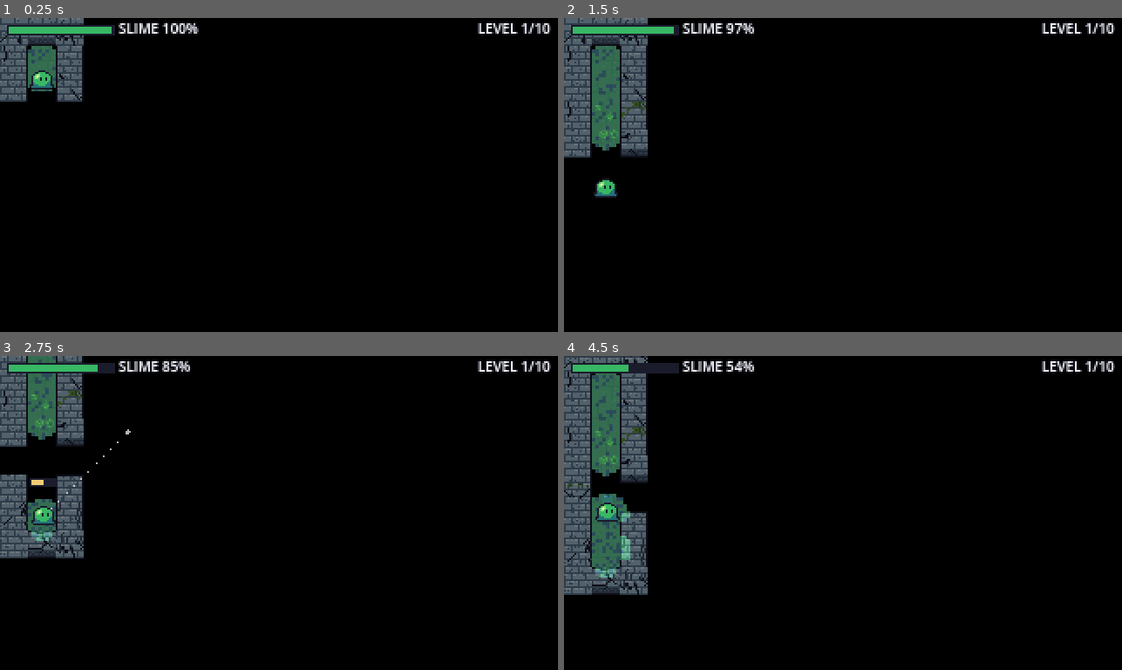
Above: before the commit, frames 1-4 (two rows, left to right).
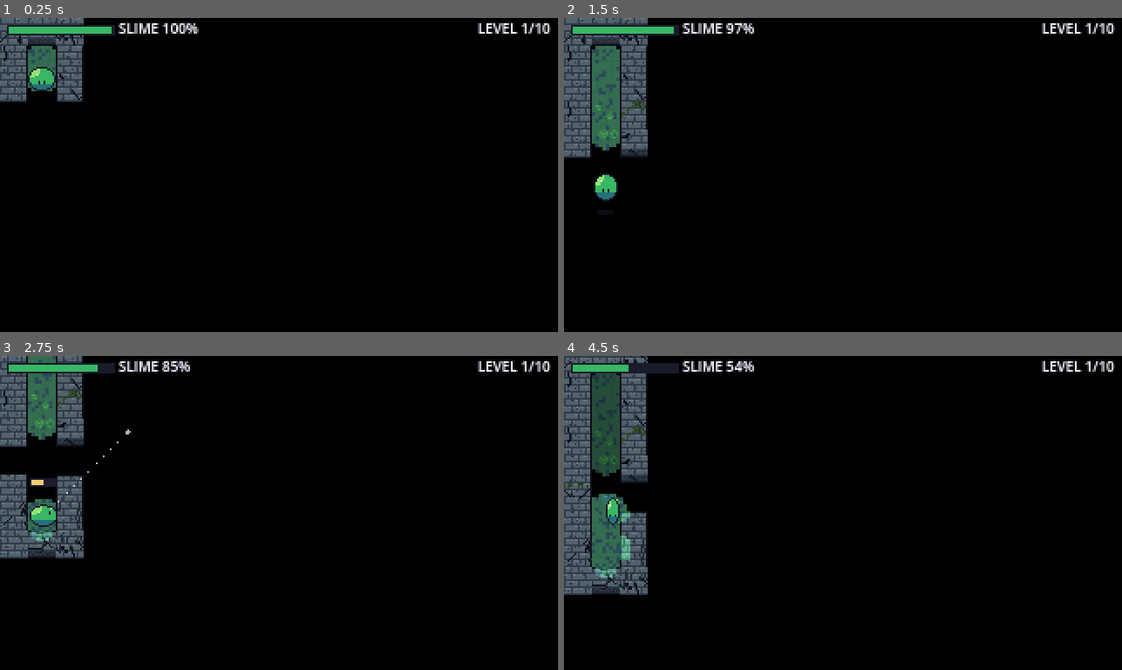
Above: after the commit, the same moments.

Repository: AveryBlue-GD/slime-time
Game: Godot game, scene res://tests/demo.tscn
Same seed, same stepped clock (60 frames per second), same inputs: the game is played once before the commit and once after it. This scene is started directly instead of the project's main scene.
Inputs:
- Up to frame 1 (0.25 s): no input
- Up to frame 2 (1.5 s): hold Space (jump) 0.53-1.28 s; hold W (move_up) from 0.53 s (still down); tap Space (jump) at 1.35 s
- Up to frame 3 (2.75 s): tap Space (jump) at 1.52, 1.82 s; release W (move_up) at 2.03 s; hold A (move_left) from 2.03 s (still down); hold Space (jump) from 2.03 s (still down)
- Up to frame 4 (4.5 s): tap Enter at 2.75 s; release Space (jump) at 2.78 s; tap Space (jump) at 2.85, 3.02, 3.32, 4.35 s; release A (move_left) at 3.53 s; hold S (move_down) 3.53-4.28 s; hold Space (jump) 3.53-4.28 s; tap R (restart) at 4.15 s; hold D (move_right) from 4.28 s (still down)

The runs differ from the first frame. In frame 1, 0.2% of the frame differs, in the area x 5-10%, y 15-24%; in frame 2, 0.2%; in frame 3, 0.2%; in frame 4, 1.8%, in the area x 5-10%, y 5-54%.

Commit message:
Phase 4: slime animations; lit areas fade back in steps
- Generated 48 slime animations (174 frames, 20x20): idle, 8-direction
  glide, charge/launch/air/land per direction, wall splats per side,
  recover, dry-up, celebrate; airborne shadow; sparkling chalice
- Charge, air and splat frames follow game state (meter, jump progress,
  stun) rather than a timer
- Fog now stores when each cell was last lit; a shader darkens revealed
  areas in layers the longer the slime is away, settling at a dim memory

Co-Authored-By: Claude Opus 5.5 <noreply@anthropic.com>

Diff:
--- /dev/null
+++ b/assets/shaders/fog.gdshader
@@ -0,0 +1,30 @@
+shader_type canvas_item;
+
+// Darkness over the maze. The texture has one texel per fog cell:
+//   r = game time (seconds) the cell was last lit by the slime
+//   g = brightest the cell can be (0 for goo, WALL_FOG_ALPHA for walls), or -1 if never revealed
+// Lit cells fade back toward darkness in steps the longer the slime stays away.
+
+uniform float now;
+// A cell lit `age` seconds ago is darkened to fade_alpha[i] for the first fade_after[i]
+// it is younger than, or to fade_alpha[LAYERS - 1] past the last one.
+const int LAYERS = 5;
+uniform float fade_after[4];
+uniform float fade_alpha[5];
+
+void fragment() {
+	vec2 cell = texture(TEXTURE, UV).rg;
+	float alpha = 1.0;
+	if (cell.g >= 0.0) {
+		float age = now - cell.r;
+		alpha = fade_alpha[LAYERS - 1];
+		for (int i = 0; i < LAYERS - 1; i++) {
+			if (age < fade_after[i]) {
+				alpha = fade_alpha[i];
+				break;
+			}
+		}
+		alpha = max(alpha, cell.g);
+	}
+	COLOR = vec4(0.0, 0.0, 0.0, alpha);
+}
--- /dev/null
+++ b/assets/sprites/slime_sheet.json
@@ -0,0 +1,293 @@
+{
+ "frame_size": 20,
+ "anims": {
+  "idle": {
+   "row": 0,
+   "frames": 4,
+   "fps": 4,
+   "loop": true
+  },
+  "glide_e": {
+   "row": 1,
+   "frames": 4,
+   "fps": 10,
+   "loop": true
+  },
+  "charge_e": {
+   "row": 2,
+   "frames": 4,
+   "fps": 0,
+   "loop": false
+  },
+  "launch_e": {
+   "row": 3,
+   "frames": 2,
+   "fps": 0,
+   "loop": false
+  },
+  "air_e": {
+   "row": 4,
+   "frames": 4,
+   "fps": 0,
+   "loop": false
+  },
+  "land_e": {
+   "row": 5,
+   "frames": 4,
+   "fps": 16,
+   "loop": false
+  },
+  "glide_se": {
+   "row": 6,
+   "frames": 4,
+   "fps": 10,
+   "loop": true
+  },
+  "charge_se": {
+   "row": 7,
+   "frames": 4,
+   "fps": 0,
+   "loop": false
+  },
+  "launch_se": {
+   "row": 8,
+   "frames": 2,
+   "fps": 0,
+   "loop": false
+  },
+  "air_se": {
+   "row": 9,
+   "frames": 4,
+   "fps": 0,
+   "loop": false
+  },
+  "land_se": {
+   "row": 10,
+   "frames": 4,
+   "fps": 16,
+   "loop": false
+  },
+  "glide_s": {
+   "row": 11,
+   "frames": 4,
+   "fps": 10,
+   "loop": true
+  },
+  "charge_s": {
+   "row": 12,
+   "frames": 4,
+   "fps": 0,
+   "loop": false
+  },
+  "launch_s": {
+   "row": 13,
+   "frames": 2,
+   "fps": 0,
+   "loop": false
+  },
+  "air_s": {
+   "row": 14,
+   "frames": 4,
+   "fps": 0,
+   "loop": false
+  },
+  "land_s": {
+   "row": 15,
+   "frames": 4,
+   "fps": 16,
+   "loop": false
+  },
+  "glide_sw": {
+   "row": 16,
+   "frames": 4,
+   "fps": 10,
+   "loop": true
+  },
+  "charge_sw": {
+   "row": 17,
+   "frames": 4,
+   "fps": 0,
+   "loop": false
+  },
+  "launch_sw": {
+   "row": 18,
+   "frames": 2,
+   "fps": 0,
+   "loop": false
+  },
+  "air_sw": {
+   "row": 19,
+   "frames": 4,
+   "fps": 0,
+   "loop": false
+  },
+  "land_sw": {
+   "row": 20,
+   "frames": 4,
+   "fps": 16,
+   "loop": false
+  },
+  "glide_w": {
+   "row": 21,
+   "frames": 4,
+   "fps": 10,
+   "loop": true
+  },
+  "charge_w": {
+   "row": 22,
+   "frames": 4,
+   "fps": 0,
+   "loop": false
+  },
+  "launch_w": {
+   "row": 23,
+   "frames": 2,
+   "fps": 0,
+   "loop": false
+  },
+  "air_w": {
+   "row": 24,
+   "frames": 4,
+   "fps": 0,
+   "loop": false
+  },
+  "land_w": {
+   "row": 25,
+   "frames": 4,
+   "fps": 16,
+   "loop": false
+  },
+  "glide_nw": {
+   "row": 26,
+   "frames": 4,
+   "fps": 10,
+   "loop": true
+  },
+  "charge_nw": {
+   "row": 27,
+   "frames": 4,
+   "fps": 0,
+   "loop": false
+  },
+  "launch_nw": {
+   "row": 28,
+   "frames": 2,
+   "fps": 0,
+   "loop": false
+  },
+  "air_nw": {
+   "row": 29,
+   "frames": 4,
+   "fps": 0,
+   "loop": false
+  },
+  "land_nw": {
+   "row": 30,
+   "frames": 4,
+   "fps": 16,
+   "loop": false
+  },
+  "glide_n": {
+   "row": 31,
+   "frames": 4,
+   "fps": 10,
+   "loop": true
+  },
+  "charge_n": {
+   "row": 32,
+   "frames": 4,
+   "fps": 0,
+   "loop": false
+  },
+  "launch_n": {
+   "row": 33,
+   "frames": 2,
+   "fps": 0,
+   "loop": false
+  },
+  "air_n": {
+   "row": 34,
+   "frames": 4,
+   "fps": 0,
+   "loop": false
+  },
+  "land_n": {
+   "row": 35,
+   "frames": 4,
+   "fps": 16,
+   "loop": false
+  },
+  "glide_ne": {
+   "row": 36,
+   "frames": 4,
+   "fps": 10,
+   "loop": true
+  },
+  "charge_ne": {
+   "row": 37,
+   "frames": 4,
+   "fps": 0,
+   "loop": false
+  },
+  "launch_ne": {
+   "row": 38,
+   "frames": 2,
+   "fps": 0,
+   "loop": false
+  },
+  "air_ne": {
+   "row": 39,
+   "frames": 4,
+   "fps": 0,
+   "loop": false
+  },
+  "land_ne": {
+   "row": 40,
+   "frames": 4,
+   "fps": 16,
+   "loop": false
+  },
+  "splat_e": {
+   "row": 41,
+   "frames": 4,
+   "fps": 0,
+   "loop": false
+  },
+  "splat_s": {
+   "row": 42,
+   "frames": 4,
+   "fps": 0,
+   "loop": false
+  },
+  "splat_w": {
+   "row": 43,
+   "frames": 4,
+   "fps": 0,
+   "loop": false
+  },
+  "splat_n": {
+   "row": 44,
+   "frames": 4,
+   "fps": 0,
+   "loop": false
+  },
+  "recover": {
+   "row": 45,
+   "frames": 2,
+   "fps": 12,
+   "loop": false
+  },
+  "dry": {
+   "row": 46,
+   "frames": 4,
+   "fps": 6,
+   "loop": false
+  },
+  "celebrate": {
+   "row": 47,
+   "frames": 4,
+   "fps": 8,
+   "loop": true
+  }
+ }
+}
--- a/scenes/chalice.tscn
+++ b/scenes/chalice.tscn
@@ -1,15 +1,18 @@
-[gd_scene load_steps=3 format=3]
+[gd_scene load_steps=4 format=3]
 
-[ext_resource type="Texture2D" path="res://assets/sprites/chalice.png" id="1_tex"]
+[ext_resource type="Script" path="res://scripts/chalice.gd" id="1_script"]
+[ext_resource type="Texture2D" path="res://assets/sprites/chalice_sheet.png" id="2_tex"]
 
 [sub_resource type="CircleShape2D" id="CircleShape2D_grab"]
 radius = 6.0
 
 [node name="Chalice" type="Area2D"]
 z_index = 11
+script = ExtResource("1_script")
 
 [node name="Sprite2D" type="Sprite2D" parent="."]
-texture = ExtResource("1_tex")
+texture = ExtResource("2_tex")
+hframes = 4
 
 [node name="CollisionShape2D" type="CollisionShape2D" parent="."]
 shape = SubResource("CircleShape2D_grab")
--- a/scenes/slime.tscn
+++ b/scenes/slime.tscn
@@ -1,7 +1,7 @@
 [gd_scene load_steps=5 format=3]
 
 [ext_resource type="Script" path="res://scripts/slime.gd" id="1_script"]
-[ext_resource type="Texture2D" path="res://assets/sprites/slime.png" id="2_tex"]
+[ext_resource type="Texture2D" path="res://assets/sprites/shadow.png" id="2_shadow"]
 [ext_resource type="Script" path="res://scripts/jump_guide.gd" id="3_guide"]
 
 [sub_resource type="CircleShape2D" id="CircleShape2D_body"]
@@ -12,9 +12,13 @@
 motion_mode = 1
 script = ExtResource("1_script")
 
-[node name="Sprite2D" type="Sprite2D" parent="."]
-texture = ExtResource("2_tex")
-offset = Vector2(0, -2)
+[node name="Shadow" type="Sprite2D" parent="."]
+visible = false
+modulate = Color(1, 1, 1, 0.45)
+position = Vector2(0, 5)
+texture = ExtResource("2_shadow")
+
+[node name="Sprite" type="AnimatedSprite2D" parent="."]
 
 [node name="CollisionShape2D" type="CollisionShape2D" parent="."]
 shape = SubResource("CircleShape2D_body")
--- /dev/null
+++ b/scripts/chalice.gd
@@ -0,0 +1,14 @@
+extends Area2D
+
+## The golden chalice: a glint travels around it.
+
+const SPARKLE_FPS := 5.0
+
+var _time := 0.0
+
+@onready var sprite: Sprite2D = $Sprite2D
+
+
+func _process(delta: float) -> void:
+	_time += delta
+	sprite.frame = int(_time * SPARKLE_FPS) % sprite.hframes
--- a/scripts/game.gd
+++ b/scripts/game.gd
@@ -9,7 +9,9 @@
 ##
 ## Reveal works on a fine grid (FOG_CELL px). Two images cover the map:
 ## - trail_image: goo color where the slime has been
-## - fog_image:   black over everything not yet revealed (dimmed over walls next to the trail)
+## - fog_image:   per cell, when it was last lit and how bright it may get (see fog.gdshader).
+##   Never-revealed cells are black. Revealed cells near the slime stay lit; once it moves
+##   away they fade back toward darkness in steps (FADE_AFTER / FADE_ALPHA).
 
 const TILE := 16
 const FOG_CELL := 2
@@ -28,6 +30,14 @@
 
 const WIN_FINAL_DELAY := 5.0
 
+## Revealed cells within this distance of the slime are kept fully lit.
+const LIGHT_RADIUS := 20.0
+## Fade layers: a cell last lit less than FADE_AFTER[i] seconds ago has darkness FADE_ALPHA[i];
+## older than the last step, it settles at the final FADE_ALPHA (a dim memory of the path).
+const FADE_AFTER: Array[float] = [3.0, 7.0, 12.0, 18.0]
+const FADE_ALPHA: Array[float] = [0.0, 0.3, 0.5, 0.65, 0.78]
+const UNREVEALED := Color(0, -1, 0, 0)
+
 ## Tile atlases from tools/make_placeholder_art.py.
 ## walls.png: column = neighbor mask (N=1 E=2 S=4 W=8 set when that neighbor is wall),
 ##            row = damage * 3 + style. floors.png: column = floor type, row = variant.
@@ -62,6 +72,8 @@
 var revealed_walls := {}
 var textures_dirty := false
 var last_slime_pos: Vector2
+## Seconds since the level started; the fog's clock.
+var elapsed := 0.0
 ## Slime spent on the most recent jump (for tests and tuning).
 var last_jump_cost := 0.0
 
@@ -104,10 +116,12 @@
 	_flush_textures()
 
 
-func _physics_process(_delta: float) -> void:
+func _physics_process(delta: float) -> void:
+	elapsed += delta
+	var pos := slime.position
+	_relight(pos)
 	if finished:
 		return
-	var pos := slime.position
 	if slime.is_airborne():
 		last_slime_pos = pos
 	else:
@@ -124,6 +138,7 @@
 
 
 func _process(_delta: float) -> void:
+	(fog_sprite.material as ShaderMaterial).set_shader_parameter("now", elapsed)
 	_flush_textures()
 
 
@@ -131,10 +146,20 @@
 	return MazeGenerator.is_wall(maze, tile)
 
 
-## Fog opacity (0 = fully revealed, 1 = black) at a pixel position. Used by tests.
+## Fog opacity (0 = fully lit, 1 = black) at a pixel position right now; matches fog.gdshader.
 func fog_alpha_at(pos: Vector2) -> float:
-	var cell := Vector2i((pos / FOG_CELL).floor())
-	return fog_image.get_pixelv(cell).a
+	var cell := fog_image.get_pixelv(Vector2i((pos / FOG_CELL).floor()))
+	if cell.g < 0.0:
+		return 1.0
+	return maxf(fade_alpha(elapsed - cell.r), cell.g)
+
+
+## Darkness of a revealed cell last lit `age` seconds ago.
+static func fade_alpha(age: float) -> float:
+	for i in FADE_AFTER.size():
+		if age < FADE_AFTER[i]:
+			return FADE_ALPHA[i]
+	return FADE_ALPHA[-1]
 
 
 ## Picks a wall variant for every wall tile (edges from its neighbors, damage and style from
@@ -210,11 +235,16 @@
 
 func _build_overlays() -> void:
 	var cells: Vector2i = maze.size * TILE / FOG_CELL
-	fog_image = Image.create_empty(cells.x, cells.y, false, Image.FORMAT_RGBA8)
-	fog_image.fill(Color.BLACK)
+	fog_image = Image.create_empty(cells.x, cells.y, false, Image.FORMAT_RGF)
+	fog_image.fill(UNREVEALED)
 	trail_image = Image.create_empty(cells.x, cells.y, false, Image.FORMAT_RGBA8)
 	trail_image.fill(CLEAR)
 	fog_sprite.texture = ImageTexture.create_from_image(fog_image)
+	var fog_material := ShaderMaterial.new()
+	fog_material.shader = preload("res://assets/shaders/fog.gdshader")
+	fog_material.set_shader_parameter("fade_after", PackedFloat32Array(FADE_AFTER))
+	fog_material.set_shader_parameter("fade_alpha", PackedFloat32Array(FADE_ALPHA))
+	fog_sprite.material = fog_material
 	trail_sprite.texture = ImageTexture.create_from_image(trail_image)
 	fog_sprite.scale = Vector2(FOG_CELL, FOG_CELL)
 	trail_sprite.scale = Vector2(FOG_CELL, FOG_CELL)
@@ -250,8 +280,25 @@
 			elif trail_image.get_pixelv(cell).a > 0.0:
 				continue
 			trail_image.set_pixelv(cell, GOO_DARK if posmod(hash(cell), 5) == 0 else GOO)
-			fog_image.set_pixelv(cell, CLEAR)
+			fog_image.set_pixelv(cell, Color(elapsed, 0.0, 0.0))
 			textures_dirty = true
+
+
+## Keeps already-revealed cells around the slime fully lit (restarts their fade).
+func _relight(pos: Vector2) -> void:
+	var r := Vector2(LIGHT_RADIUS, LIGHT_RADIUS)
+	var first := Vector2i(((pos - r) / FOG_CELL).floor()).max(Vector2i.ZERO)
+	var last := Vector2i(((pos + r) / FOG_CELL).floor()).min(fog_image.get_size() - Vector2i.ONE)
+	for cy in range(first.y, last.y + 1):
+		for cx in range(first.x, last.x + 1):
+			var cell := Vector2i(cx, cy)
+			if ((Vector2(cell) + Vector2(0.5, 0.5)) * FOG_CELL).distance_to(pos) > LIGHT_RADIUS:
+				continue
+			var value := fog_image.get_pixelv(cell)
+			if value.g >= 0.0 and value.r < elapsed:
+				value.r = elapsed
+				fog_image.set_pixelv(cell, value)
+				textures_dirty = true
 
 
 func _reveal_walls_near(pos: Vector2, radius: float) -> void:
@@ -270,7 +317,7 @@
 				continue
 			revealed_walls[tile] = true
 			fog_image.fill_rect(Rect2i(tile * TILE / FOG_CELL, Vector2i.ONE * (TILE / FOG_CELL)),
-				Color(0, 0, 0, WALL_FOG_ALPHA))
+				Color(elapsed, WALL_FOG_ALPHA, 0.0))
 			textures_dirty = true
 
 
@@ -297,6 +344,7 @@
 	if body != slime or finished:
 		return
 	chalice.visible = true
+	slime.play_celebrate()
 	if level >= Levels.COUNT:
 		_finish(true, "YOU ESCAPED ALL %d MAZES!" % Levels.COUNT, WIN_FINAL_DELAY)
 	else:
@@ -304,8 +352,7 @@
 
 
 func _dry_up() -> void:
-	var tween := create_tween()
-	tween.tween_property(slime.get_node("Sprite2D"), "modulate", Color(0.5, 0.45, 0.4, 0.6), 0.6)
+	slime.play_dry_up()
 	_finish(false, "DRIED UP", END_DELAY)
 
 
--- a/scripts/slime.gd
+++ b/scripts/slime.gd
@@ -1,7 +1,7 @@
 class_name Slime
 extends CharacterBody2D
 
-## Free gliding movement plus a charge jump.
+## Free gliding movement plus a charge jump, animated from assets/sprites/slime_sheet.png.
 ## Hold "jump" to charge: the slime slides to a stop and the movement keys only aim.
 ## Release to leap in the aimed direction. Hitting a wall mid-air is a splat.
 ## Speeds are in pixels per second at the 320x180 base resolution.
@@ -20,6 +20,14 @@
 const SPLAT_STUN := 0.4
 ## How strongly a single-direction press pulls the slime onto the center line of its lane.
 const LANE_PULL := 10.0
+## Below this speed the slime shows its idle wobble instead of gliding.
+const IDLE_SPEED := 6.0
+const LAND_ANIM_TIME := 0.25
+const RECOVER_ANIM_TIME := 0.15
+## Share of a jump spent on the launch frames before the airborne frames.
+const LAUNCH_SHARE := 0.15
+## Animation suffixes for 8 directions, in 45-degree steps clockwise from east (y points down).
+const DIR_NAMES: Array[String] = ["e", "se", "s", "sw", "w", "nw", "n", "ne"]
 
 @export var max_speed := 72.0
 @export var acceleration := 420.0
@@ -37,16 +45,67 @@
 var _jump_distance := 0.0
 var _jump_traveled := 0.0
 var _stun_left := 0.0
-
-@onready var sprite: Sprite2D = $Sprite2D
+var _splat_side := "n"
+var _land_anim_left := 0.0
+var _recover_anim_left := 0.0
+## Set by play_dry_up()/play_celebrate(); overrides the state-driven animation.
+var _special_anim := ""
+
+static var _sprite_frames: SpriteFrames
+
+@onready var sprite: AnimatedSprite2D = $Sprite
+@onready var shadow: Sprite2D = $Shadow
 
 
 static func jump_distance_for(charge_value: float) -> float:
 	return lerpf(MIN_JUMP_TILES, MAX_JUMP_TILES, clampf(charge_value, 0.0, 100.0) / 100.0) * TILE
 
 
+## Builds SpriteFrames from the generated sheet + manifest (once, shared by every slime).
+static func load_sprite_frames() -> SpriteFrames:
+	if _sprite_frames:
+		return _sprite_frames
+	var sheet: Texture2D = preload("res://assets/sprites/slime_sheet.png")
+	var manifest: Dictionary = preload("res://assets/sprites/slime_sheet.json").data
+	var size := int(manifest.frame_size)
+	_sprite_frames = SpriteFrames.new()
+	_sprite_frames.remove_animation("default")
+	for anim_name: String in manifest.anims:
+		var info: Dictionary = manifest.anims[anim_name]
+		_sprite_frames.add_animation(anim_name)
+		_sprite_frames.set_animation_speed(anim_name, maxf(info.fps, 1.0))
+		_sprite_frames.set_animation_loop(anim_name, info.loop)
+		for i in int(info.frames):
+			var frame := AtlasTexture.new()
+			frame.atlas = sheet
+			frame.region = Rect2(i * size, int(info.row) * size, size, size)
+			_sprite_frames.add_frame(anim_name, frame)
+	return _sprite_frames
+
+
+## Name suffix ("e", "se", ...) for the 45-degree direction closest to v.
+static func dir_name(v: Vector2) -> String:
+	return DIR_NAMES[wrapi(roundi(v.angle() / (PI / 4.0)), 0, 8)]
+
+
+func _ready() -> void:
+	sprite.sprite_frames = load_sprite_frames()
+	sprite.play("idle")
+
+
 func is_airborne() -> bool:
 	return state == State.AIRBORNE
+
+
+func play_dry_up() -> void:
+	_special_anim = "dry"
+	sprite.play("dry")
+
+
+func play_celebrate() -> void:
+	_special_anim = "celebrate"
+	sprite.position.y = 0.0
+	sprite.play("celebrate")
 
 
 ## Leaps in the facing direction. Called on releasing the jump key (and by tests).
@@ -65,8 +124,6 @@
 		input = Input.get_vector("move_left", "move_right", "move_up", "move_down")
 	if input != Vector2.ZERO and (state == State.GLIDE or state == State.CHARGING):
 		facing = input.normalized()
-		if facing.x != 0.0:
-			sprite.flip_h = facing.x < 0.0
 
 	if state == State.GLIDE and not frozen and Input.is_action_just_pressed("jump"):
 		state = State.CHARGING
@@ -90,6 +147,56 @@
 			_stun_left -= delta
 			if _stun_left <= 0.0:
 				state = State.GLIDE
+				_recover_anim_left = RECOVER_ANIM_TIME
+
+	_land_anim_left = maxf(_land_anim_left - delta, 0.0)
+	_recover_anim_left = maxf(_recover_anim_left - delta, 0.0)
+	_animate()
+
+
+## Picks the animation (and, for state-driven ones, the exact frame) for the current state.
+func _animate() -> void:
+	shadow.visible = state == State.AIRBORNE
+	if _special_anim != "":
+		return
+	var facing_name := dir_name(facing)
+	match state:
+		State.GLIDE:
+			if _recover_anim_left > 0.0:
+				_play("recover")
+			elif _land_anim_left > 0.0:
+				_show_frame("land_" + facing_name, 1.0 - _land_anim_left / LAND_ANIM_TIME)
+			elif velocity.length() > IDLE_SPEED:
+				_play("glide_" + dir_name(velocity))
+				sprite.speed_scale = clampf(velocity.length() / max_speed, 0.4, 1.0)
+			else:
+				_play("idle")
+		State.CHARGING:
+			_show_frame("charge_" + facing_name, charge / 100.0)
+		State.AIRBORNE:
+			var t := _jump_traveled / _jump_distance
+			var jump_name := dir_name(_jump_dir)
+			if t < LAUNCH_SHARE:
+				_show_frame("launch_" + jump_name, t / LAUNCH_SHARE)
+			else:
+				_show_frame("air_" + jump_name, (t - LAUNCH_SHARE) / (1.0 - LAUNCH_SHARE))
+		State.STUNNED:
+			_show_frame("splat_" + _splat_side, 1.0 - _stun_left / SPLAT_STUN)
+
+
+func _play(anim: String) -> void:
+	if sprite.animation != anim or not sprite.is_playing():
+		sprite.speed_scale = 1.0
+		sprite.play(anim)
+
+
+## Shows the frame of `anim` at `progress` (0-1) without playing it on a timer.
+func _show_frame(anim: String, progress: float) -> void:
+	if sprite.animation != anim:
+		sprite.animation = anim
+	sprite.pause()
+	var count := sprite.sprite_frames.get_frame_count(anim)
+	sprite.frame = clampi(int(progress * count), 0, count - 1)
 
 
 func _glide(input: Vector2, delta: float) -> void:
@@ -132,6 +239,8 @@
 	if hit_wall:
 		state = State.STUNNED
 		_stun_left = SPLAT_STUN
+		_splat_side = dir_name(-wall_normal)
 	else:
 		state = State.GLIDE
+		_land_anim_left = LAND_ANIM_TIME
 	jump_landed.emit(_jump_distance, hit_wall, wall_normal)
--- /dev/null
+++ b/tests/test_phase4.gd
@@ -0,0 +1,117 @@
+extends SceneTree
+
+## Phase 4 checks: the sprite sheet has every animation with enough frames, each game state
+## shows the right animation, and lit areas fade back toward darkness in steps.
+## Run: .\tools\godot.ps1 --path . --headless --fixed-fps 60 --quit-after 20000 -s res://tests/test_phase4.gd
+
+const MAIN := preload("res://scenes/main.tscn")
+
+var failures := 0
+
+
+func _initialize() -> void:
+	var manifest: Dictionary = preload("res://assets/sprites/slime_sheet.json").data.anims
+	var glide_frames := 0
+	var jump_frames := 0
+	for anim_name: String in manifest:
+		var count := int(manifest[anim_name].frames)
+		if anim_name.begins_with("glide_") or anim_name == "idle":
+			glide_frames += count
+		elif anim_name.get_slice("_", 0) in ["charge", "launch", "air", "land", "splat"] or anim_name == "recover":
+			jump_frames += count
+	_check(glide_frames >= 16, "%d gliding/idle frames (8 directions)" % glide_frames)
+	_check(jump_frames >= 20, "%d jumping frames (charge, launch, air, land, splat, recover)" % jump_frames)
+	for anim_name in ["dry", "celebrate", "splat_n", "splat_e", "splat_s", "splat_w", "glide_ne", "air_sw"]:
+		_check(manifest.has(anim_name), "has animation '%s'" % anim_name)
+
+	var game := await _spawn()
+	var slime: Slime = game.slime
+	var open_right: bool = Vector2i.RIGHT in MazeGenerator.open_neighbors(game.maze, game.maze.start)
+	var action := "move_right" if open_right else "move_down"
+	var glide_anim := "glide_e" if open_right else "glide_s"
+	_check(slime.sprite.animation == "idle", "standing still shows idle")
+	Input.action_press(action)
+	await _wait(0.3)
+	_check(slime.sprite.animation == glide_anim and slime.sprite.is_playing(),
+		"gliding shows %s (got %s)" % [glide_anim, slime.sprite.animation])
+	Input.action_release(action)
+	await _wait(1.0)
+	_check(slime.sprite.animation == "idle", "stopping returns to idle")
+
+	Input.action_press("jump")
+	await _wait(0.8)
+	_check(slime.sprite.animation.begins_with("charge_") and slime.sprite.frame == 2,
+		"charging shows charge frames that follow the meter (frame %d at %.0f%%)" % [slime.sprite.frame, slime.charge])
+	slime.facing = Vector2.UP
+	Input.action_release("jump")
+	await physics_frame
+	await physics_frame
+	_check(slime.sprite.animation == "launch_n", "jumping starts with launch frames (got %s)" % slime.sprite.animation)
+	_check(slime.shadow.visible, "a shadow shows under the slime in the air")
+	for i in 60:
+		if slime.state == Slime.State.STUNNED:
+			break
+		await physics_frame
+	_check(slime.sprite.animation == "splat_n", "hitting the wall above shows splat_n (got %s)" % slime.sprite.animation)
+	_check(not slime.shadow.visible, "shadow hides on landing")
+	await _wait(0.45)
+	_check(slime.sprite.animation == "recover", "after the stun the slime wobbles back (got %s)" % slime.sprite.animation)
+
+	# Fading: the start is lit, then left alone it steps down toward darkness.
+	var start: Vector2 = MazeGenerator.cell_center(game.maze.start, 16)
+	_check(game.fog_alpha_at(start) == 0.0, "the area around the slime is fully lit")
+	var path := MazeGenerator.shortest_path(game.maze, game.maze.start, game.maze.goal)
+	var far := MazeGenerator.cell_center(path[path.size() / 2], 16)  # well away from the start and the chalice
+	slime.position = far
+	game.last_slime_pos = far
+	await _wait(4.0)
+	var after_4: float = game.fog_alpha_at(start)
+	await _wait(5.0)
+	var after_9: float = game.fog_alpha_at(start)
+	await _wait(12.0)
+	var after_21: float = game.fog_alpha_at(start)
+	_check(after_4 > 0.0 and after_9 > after_4 and after_21 > after_9 and after_21 < 1.0,
+		"left behind, it darkens in layers: %.2f -> %.2f -> %.2f (never fully black)" % [after_4, after_9, after_21])
+	_check(game.fog_alpha_at(far) == 1.0, "unexplored areas stay black even next to the slime")
+	slime.position = start
+	game.last_slime_pos = start
+	await _wait(0.1)
+	_check(game.fog_alpha_at(start) == 0.0, "coming back relights it")
+	_check(game.fade_alpha(0.0) == 0.0 and game.fade_alpha(1000.0) == game.FADE_ALPHA[-1], "fade starts lit and ends at the memory level")
+	game.free()
+
+	game = await _spawn()
+	game.slime_remaining = 0.2
+	Input.action_press(action)
+	await _wait(0.5)
+	Input.action_release(action)
+	_check(game.slime.sprite.animation == "dry", "running out of slime plays the dry-up")
+	game.free()
+
+	game = await _spawn()
+	game.slime.position = game.chalice.position
+	await _wait(0.1)
+	_check(game.slime.sprite.animation == "celebrate", "reaching the chalice plays the celebration")
+	game.free()
+
+	print("RESULT: %s" % ("PASS" if failures == 0 else "FAIL (%d)" % failures))
+	quit(1 if failures else 0)
+
+
+func _spawn() -> Node2D:
+	var game: Node2D = MAIN.instantiate()
+	game.level = 1
+	root.add_child(game)
+	await physics_frame
+	return game
+
+
+func _wait(seconds: float) -> void:
+	for i in int(seconds * 60):
+		await physics_frame
+
+
+func _check(ok: bool, label: String) -> void:
+	print(("  ok   " if ok else "  FAIL ") + label)
+	if not ok:
+		failures += 1
Not shown, added: assets/shaders/fog.gdshader.uid
Binary file removed: assets/sprites/chalice.png
Binary file added: assets/sprites/chalice_sheet.png
Not shown, changed: assets/sprites/chalice_sheet.png.import
Binary file added: assets/sprites/shadow.png
Not shown, changed: assets/sprites/shadow.png.import
Binary file removed: assets/sprites/slime.png
Binary file added: assets/sprites/slime_sheet.png
Not shown, added: assets/sprites/slime_sheet.png.import
Not shown, added: scripts/chalice.gd.uid
Not shown, added: tests/test_phase4.gd.uid
Not shown, changed: CLAUDE.md
(and 2 more such lines)
